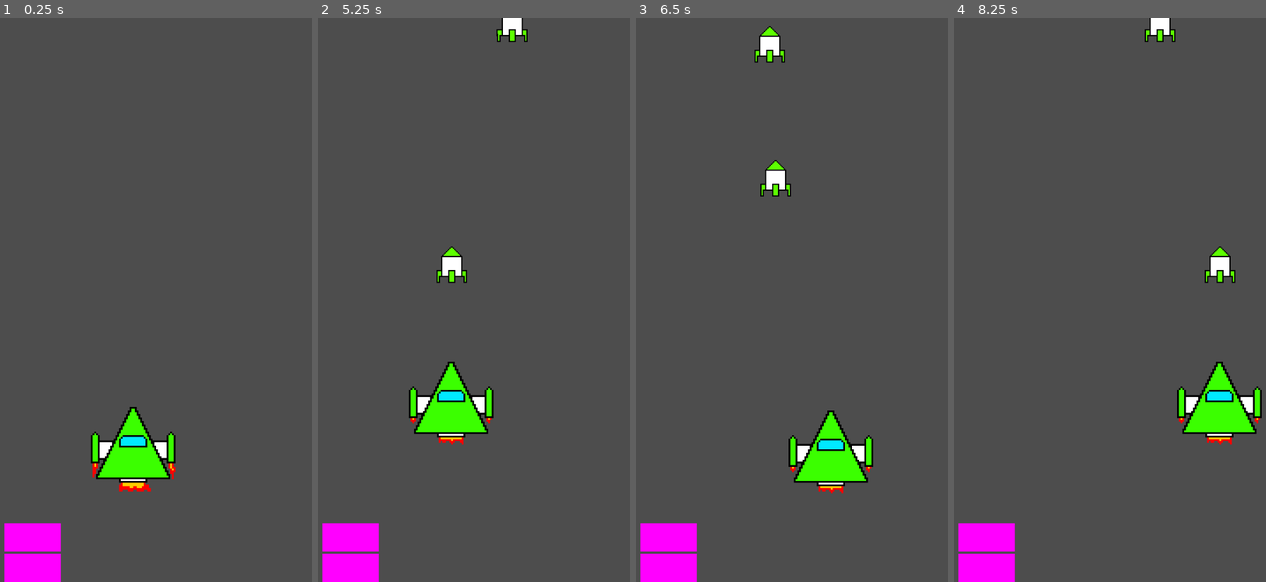
Above: before the commit, frames 1-4 (left to right).
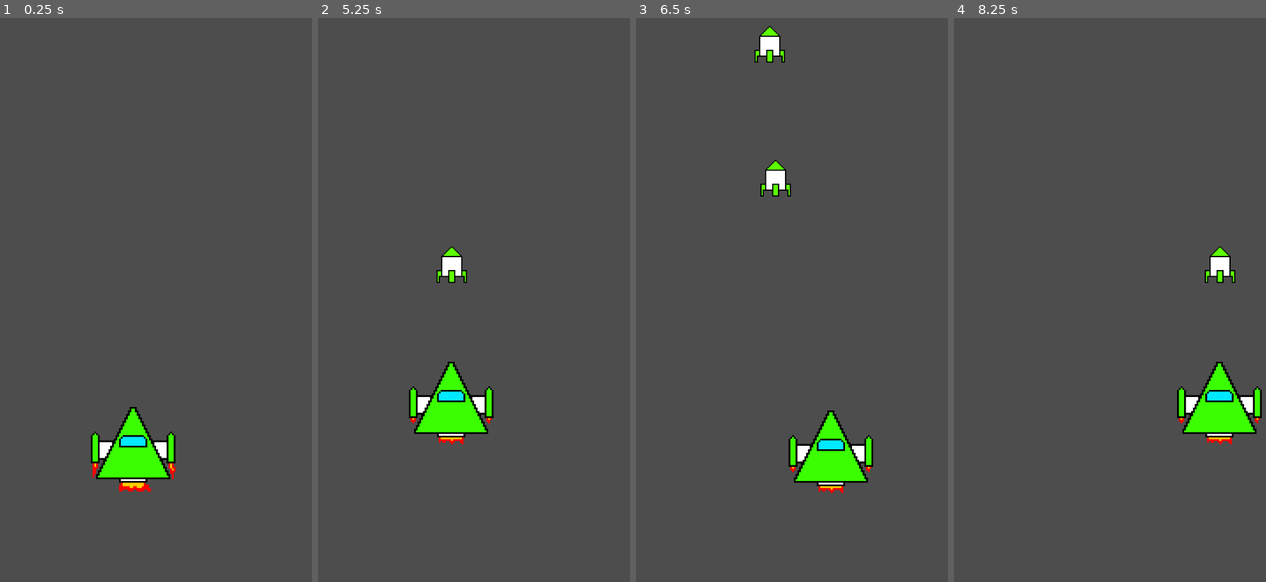
Above: after the commit, the same moments.

Repository: Bartek0x00/Morphing-Mayhem
Game: Godot game, scene res://Scenes/Main.tscn
The game is run twice, just before and just after one commit, with the same random seed, the same clock (stepped at 60 frames per second) and the same inputs.
Inputs:
- Up to frame 1 (0.25 s): no input
- Up to frame 2 (5.25 s): hold Right (right) 0.53-1.28 s; hold Space (shoot) 0.53-1.28 s; hold Down (down) 1.28-2.03 s; tap Space (shoot) at 1.35, 2.85, 4.35 s; hold Right (right) 2.03-2.78 s; hold Space (shoot) 2.03-2.78 s; hold Up (up) 2.78-3.53 s; hold Space (shoot) 3.53-4.28 s; hold Left (left) 3.53-5.03 s; hold Down (down) from 5.03 s (still down); hold Space (shoot) from 5.03 s (still down)
- Up to frame 3 (6.5 s): release Down (down) at 5.78 s; release Space (shoot) at 5.78 s; hold Right (right) from 5.78 s (still down); tap Space (shoot) at 5.85 s
- Up to frame 4 (8.25 s): release Right (right) at 6.53 s; hold Up (up) 6.53-7.28 s; hold Space (shoot) 6.53-7.28 s; hold Right (right) 7.28-8.03 s; tap Space (shoot) at 7.35 s; hold Down (down) from 8.03 s (still down); hold Space (shoot) from 8.03 s (still down)

The runs differ from the first frame. In frame 1, 1.9% of the frame differs, in the area x 1-20%, y 89-100%; in frame 2, 2.2%, in the area x 1-68%, y 0-100%; in frame 3, 1.9%; in frame 4, 2.2%.

Commit message:
something

Diff:
--- a/Scenes/Main.tscn
+++ b/Scenes/Main.tscn
@@ -34,16 +34,16 @@
 [sub_resource type="RectangleShape2D" id="RectangleShape2D_773sf"]
 size = Vector2(314, 96)
 
-[sub_resource type="RectangleShape2D" id="RectangleShape2D_bcbsv"]
-
-[sub_resource type="RectangleShape2D" id="RectangleShape2D_5107i"]
-
 [sub_resource type="NoiseTexture2D" id="NoiseTexture2D_v4re1"]
 width = 96
 height = 48
 
 [sub_resource type="RectangleShape2D" id="RectangleShape2D_wx5gr"]
 size = Vector2(96, 48)
+
+[sub_resource type="RectangleShape2D" id="RectangleShape2D_bcbsv"]
+
+[sub_resource type="RectangleShape2D" id="RectangleShape2D_5107i"]
 
 [node name="Main" type="Node2D"]
 
@@ -54,7 +54,7 @@
 position = Vector2(320, 480)
 
 [node name="Boundary" type="StaticBody2D" parent="."]
-collision_mask = 2
+collision_mask = 6
 
 [node name="Left" type="CollisionShape2D" parent="Boundary"]
 scale = Vector2(1, 96)
@@ -90,6 +90,7 @@
 texture_normal = SubResource("NoiseTexture2D_87d1j")
 shape = SubResource("RectangleShape2D_8prum")
 action = "down"
+visibility_mode = 1
 
 [node name="Shoot" type="TouchScreenButton" parent="."]
 position = Vector2(301, 864)
@@ -99,7 +100,15 @@
 action = "shoot"
 visibility_mode = 1
 
+[node name="Up" type="TouchScreenButton" parent="."]
+position = Vector2(100, 860)
+texture_normal = SubResource("NoiseTexture2D_v4re1")
+shape = SubResource("RectangleShape2D_wx5gr")
+action = "up"
+visibility_mode = 1
+
 [node name="Limit" type="StaticBody2D" parent="."]
+collision_layer = 32
 collision_mask = 2
 
 [node name="Upper" type="CollisionShape2D" parent="Limit"]
@@ -111,9 +120,3 @@
 position = Vector2(320, 848)
 scale = Vector2(32, 1)
 shape = SubResource("RectangleShape2D_5107i")
-
-[node name="Up" type="TouchScreenButton" parent="."]
-position = Vector2(100, 860)
-texture_normal = SubResource("NoiseTexture2D_v4re1")
-shape = SubResource("RectangleShape2D_wx5gr")
-action = "up"
--- a/Scenes/Player.tscn
+++ b/Scenes/Player.tscn
@@ -61,6 +61,7 @@
 
 [node name="Player" type="CharacterBody2D"]
 collision_layer = 2
+collision_mask = 33
 motion_mode = 1
 script = ExtResource("1_o2kcf")
 metadata/_edit_group_ = true
--- a/Scenes/Player_bullet.tscn
+++ b/Scenes/Player_bullet.tscn
@@ -25,6 +25,7 @@
 }]
 
 [node name="Player_bullet" type="Area2D"]
+collision_layer = 4
 script = ExtResource("1_0m6td")
 metadata/_edit_group_ = true
 
--- a/Scripts/Bomb.gd
+++ b/Scripts/Bomb.gd
@@ -8,5 +8,5 @@
 func _physics_process(delta):
 	position.y += speed * delta
 
-func _on_body_entered() -> void:
+func _on_body_entered(body: Node2D) -> void:
 	queue_free()
--- a/Scripts/Enemy.gd
+++ b/Scripts/Enemy.gd
@@ -1,11 +1 @@
-extends Node
-
-
-# Called when the node enters the scene tree for the first time.
-func _ready():
-	pass # Replace with function body.
-
-
-# Called every frame. 'delta' is the elapsed time since the previous frame.
-func _process(delta):
-	pass
+extends Area2D
--- a/Scripts/Player_bullet.gd
+++ b/Scripts/Player_bullet.gd
@@ -9,5 +9,5 @@
 func _physics_process(delta):
 	position.y -= delta * speed
 
-func _on_body_entered() -> void:
+func _on_body_entered(body: Node2D) -> void:
 	queue_free()
--- a/icon.svg
+++ /dev/null
@@ -1 +0,0 @@
-<svg height="128" width="128" xmlns="http://www.w3.org/2000/svg"><rect x="2" y="2" width="124" height="124" rx="14" fill="#363d52" stroke="#212532" stroke-width="4"/><g transform="scale(.101) translate(122 122)"><g fill="#fff"><path d="M105 673v33q407 354 814 0v-33z"/><path fill="#478cbf" d="m105 673 152 14q12 1 15 14l4 67 132 10 8-61q2-11 15-15h162q13 4 15 15l8 61 132-10 4-67q3-13 15-14l152-14V427q30-39 56-81-35-59-83-108-43 20-82 47-40-37-88-64 7-51 8-102-59-28-123-42-26 43-46 89-49-7-98 0-20-46-46-89-64 14-123 42 1 51 8 102-48 27-88 64-39-27-82-47-48 49-83 108 26 42 56 81zm0 33v39c0 276 813 276 813 0v-39l-134 12-5 69q-2 10-14 13l-162 11q-12 0-16-11l-10-65H447l-10 65q-4 11-16 11l-162-11q-12-3-14-13l-5-69z"/><path d="M483 600c3 34 55 34 58 0v-86c-3-34-55-34-58 0z"/><circle cx="725" cy="526" r="90"/><circle cx="299" cy="526" r="90"/></g><g fill="#414042"><circle cx="307" cy="532" r="60"/><circle cx="717" cy="532" r="60"/></g></g></svg>
--- a/project.godot
+++ b/project.godot
@@ -25,7 +25,6 @@
 window/size/viewport_width=640
 window/size/viewport_height=960
 window/stretch/mode="viewport"
-window/stretch/aspect="ignore"
 window/handheld/orientation=1
 window/vsync/vsync_mode=2
 
@@ -62,6 +61,15 @@
 ]
 }
 
+[layer_names]
+
+2d_physics/layer_1="Environment"
+2d_physics/layer_2="Player"
+2d_physics/layer_3="Player_bullet"
+2d_physics/layer_4="Enemy"
+2d_physics/layer_5="Enemy_bullet"
+2d_physics/layer_6="Special"
+
 [rendering]
 
 textures/canvas_textures/default_texture_filter=0
Not shown, removed: icon.svg.import
